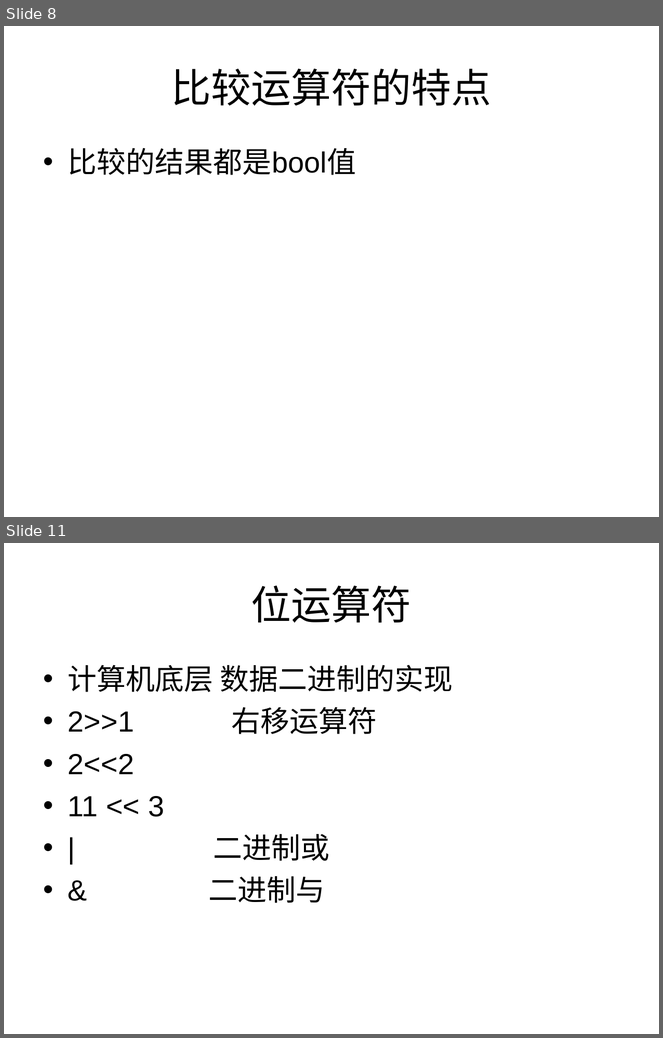
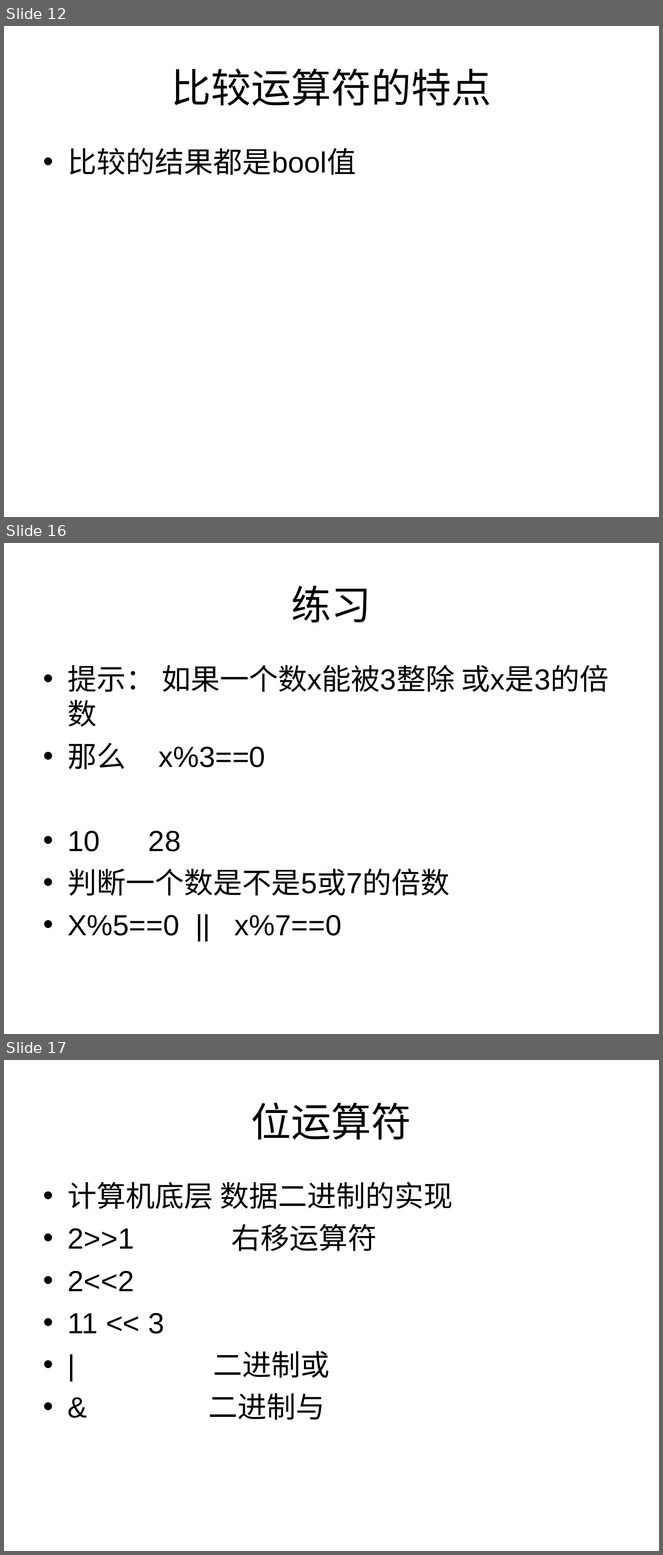
Before and after one commit to cd-vr1class/homework, a slide deck: ppt/7-7js输入输出语句、运算符.ppt. Shown one above the other, each under a label of ours: slides 8 and 11 before the commit, slides 12, 16 and 17 after it; the slides between them are not shown. The pictures are 663x1038 and 663x1555 pixels, drawn with LibreOffice and Linux fonts; fonts in the diff are those of the drawing. Boxes give left, top, right and bottom in pixels: in the first picture for what was removed or moved away, otherwise in the second. Text is boxed around its words. In the diff, an @@ line names an element or a change of style, - is before the commit and + after.

```diff
--- a/ppt/7-7js输入输出语句、运算符.ppt
+++ b/ppt/7-7js输入输出语句、运算符.ppt
@@ slide 16 added at (4,543,659,1034), background #FFFFFF @@
@@ title added at (292,586,372,623), 44 pt, text #000000 @@
+练习
@@ text added at (68,665,609,936), 32 pt, text #000000 @@
+• 提示： 如果一个数x能被3整除 或x是3的倍数
+• 那么 x%3==0
+• 10 28
+• 判断一个数是不是5或7的倍数
+• X%5==0 || x%7==0
@@ what was slide 8 is now slide 12 @@
@@ what was slide 11 is now slide 17 @@
```
Also in this commit, not shown: 5 slides changed, 3 other slides added, 3 slides removed, 2 other files.
